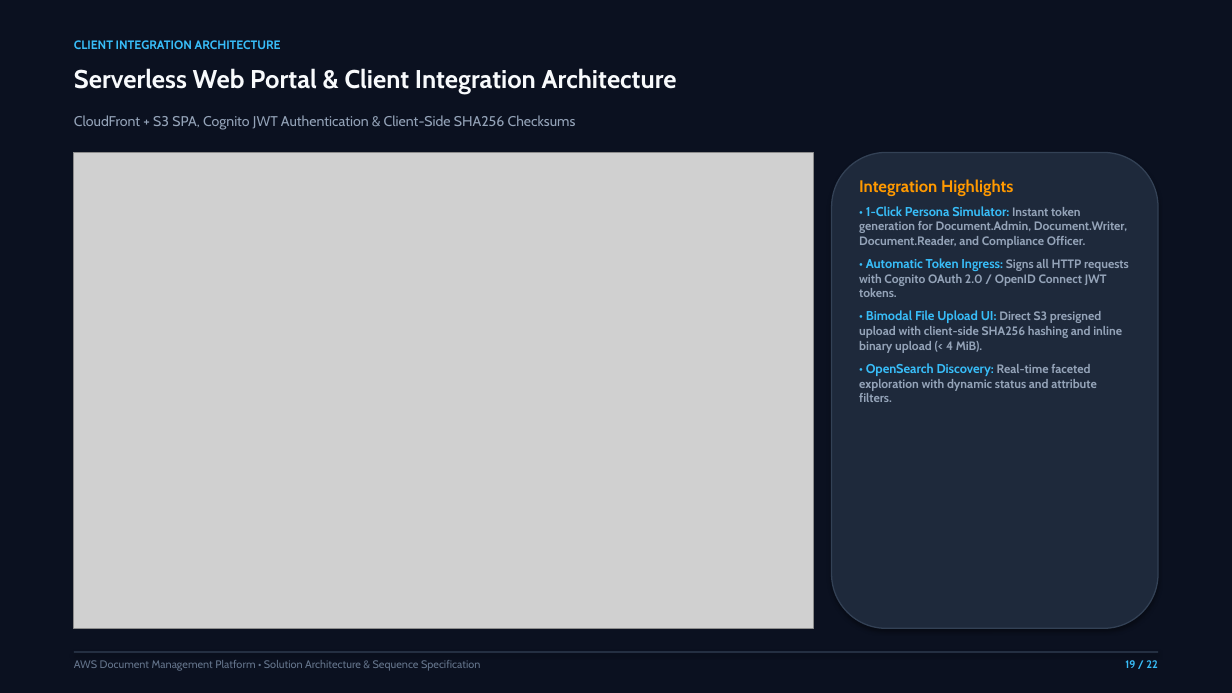
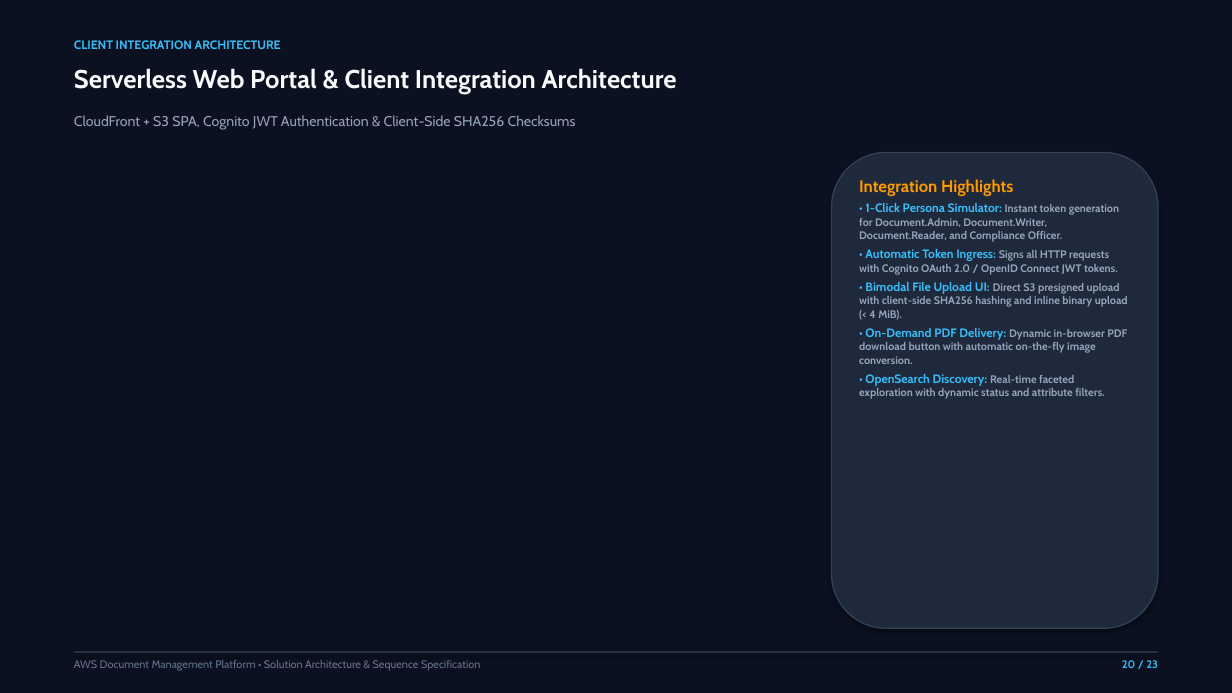
Before and after one commit to peydan/aws-doc-management-system, a slide deck: slide 20 of presentations/AWS_Document_Management_Platform_Architecture.pptx (slide 19 before the commit). Drawn at 1232x693 pixels with LibreOffice and Linux fonts; fonts in the diff are those of the drawing; grey boxes stand for pictures. Boxes give left, top, right and bottom in pixels: in the first picture for what was removed or moved away, otherwise in the second. Text is boxed around its words. In the diff, an @@ line names an element or a change of style, - is before the commit and + after.

Commit message:
docs(presentations): update PPTX decks, generators, and HTML presentations for on-demand PDF conversion & Graviton compute

```diff
--- a/presentations/AWS_Document_Management_Platform_Architecture.pptx
+++ b/presentations/AWS_Document_Management_Platform_Architecture.pptx
@@ picture removed at [74, 152, 813, 628] @@
@@ text at [859, 203, 1128, 399]: size 10 to 9.5 pt in "• 1-Click Persona Simulator:", "• Automatic Token Ingress:", "• Bimodal File Upload UI:", "• OpenSearch Discovery:"; size 9.5 to 8.5 pt in "Instant token generation for Document.Admin, Document.Writer ...", "Signs all HTTP requests with Cognito OAuth ...", "Direct S3 presigned upload with client-side SHA256 ...", "Real-time faceted exploration with dynamic status and ..."; less space between paragraphs @@
@@ text at [859, 328, 1127, 364]: paragraph added @@
+• On-Demand PDF Delivery: Dynamic in-browser PDF download button with automatic on-the-fly image conversion.
@@ text at [1122, 660, 1158, 668]: text changed @@
-19 / 22
+20 / 23
```
Also in this commit, not shown: 21 other slides changed, 1 slide added, 7 other files.
